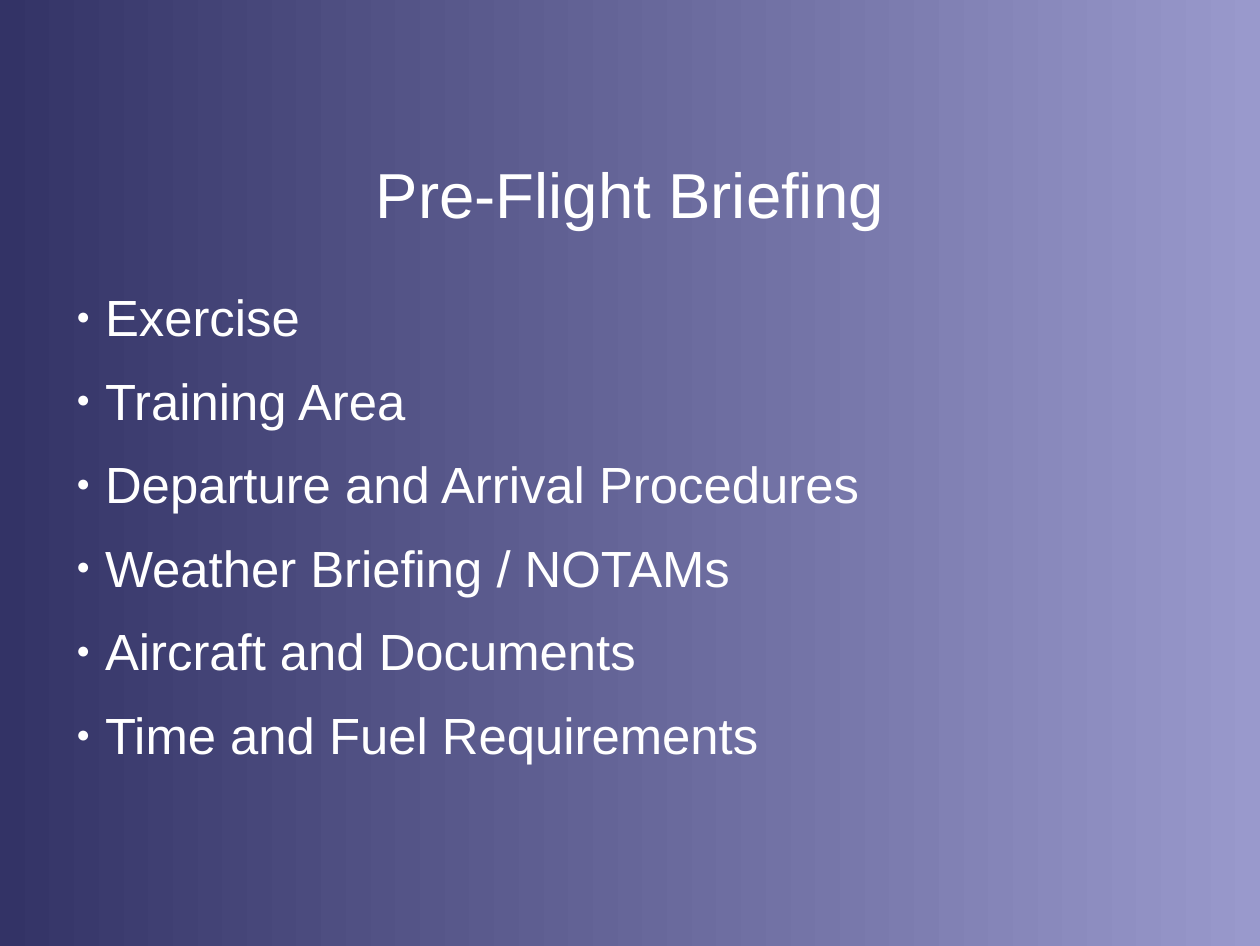
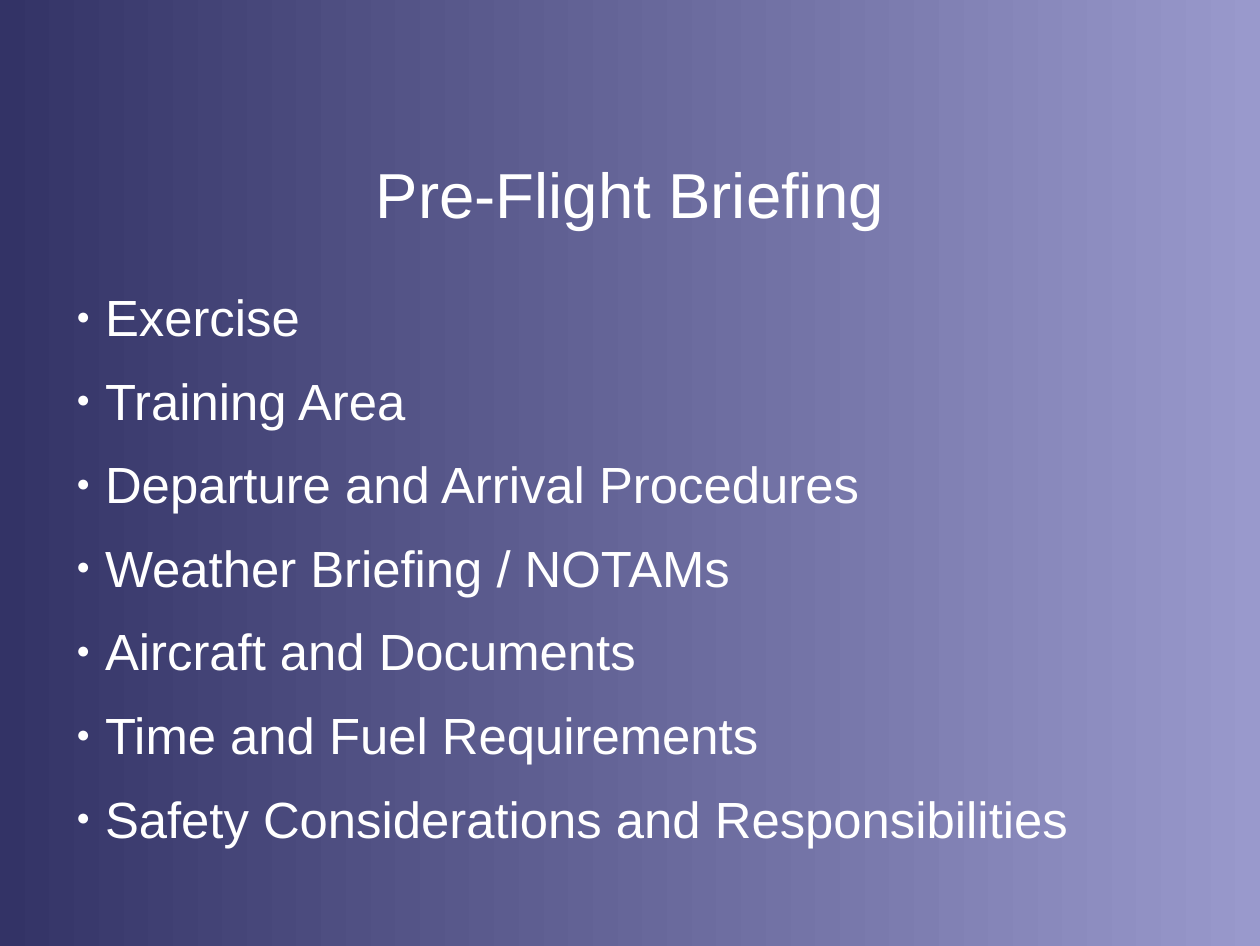
Before and after one commit to stephanheinemann/flight, a slide deck: slide 16 of FI/ForcedLanding/ForcedLanding.odp. Drawn at 1260x946 pixels with LibreOffice and Linux fonts; fonts in the diff are those of the drawing; background and template pictures are left out. Boxes give left, top, right and bottom in pixels: in the first picture for what was removed or moved away, otherwise in the second. Text is boxed around its words. In the diff, an @@ line names an element or a change of style, - is before the commit and + after.

```diff
--- a/FI/ForcedLanding/ForcedLanding.odp
+++ b/FI/ForcedLanding/ForcedLanding.odp
@@ text at [105,801,1068,848]: paragraph added @@
+● Safety Considerations and Responsibilities
```
Also in this commit, not shown: 1 other slide changed, 7 other files.
